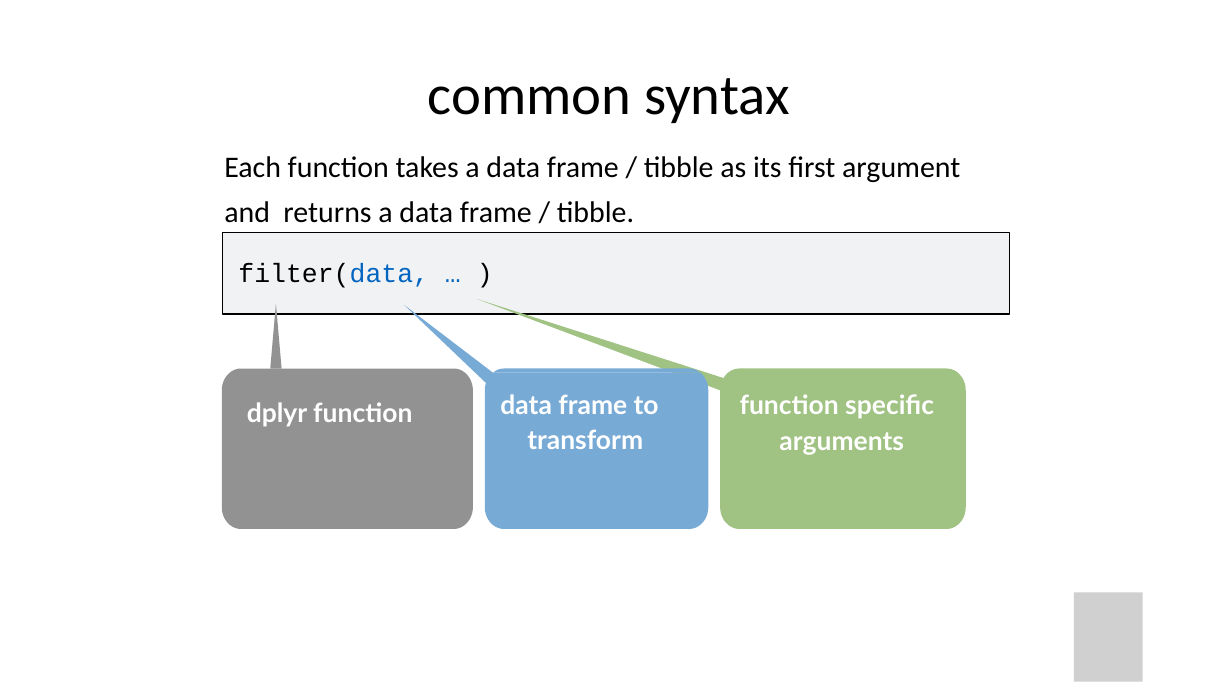
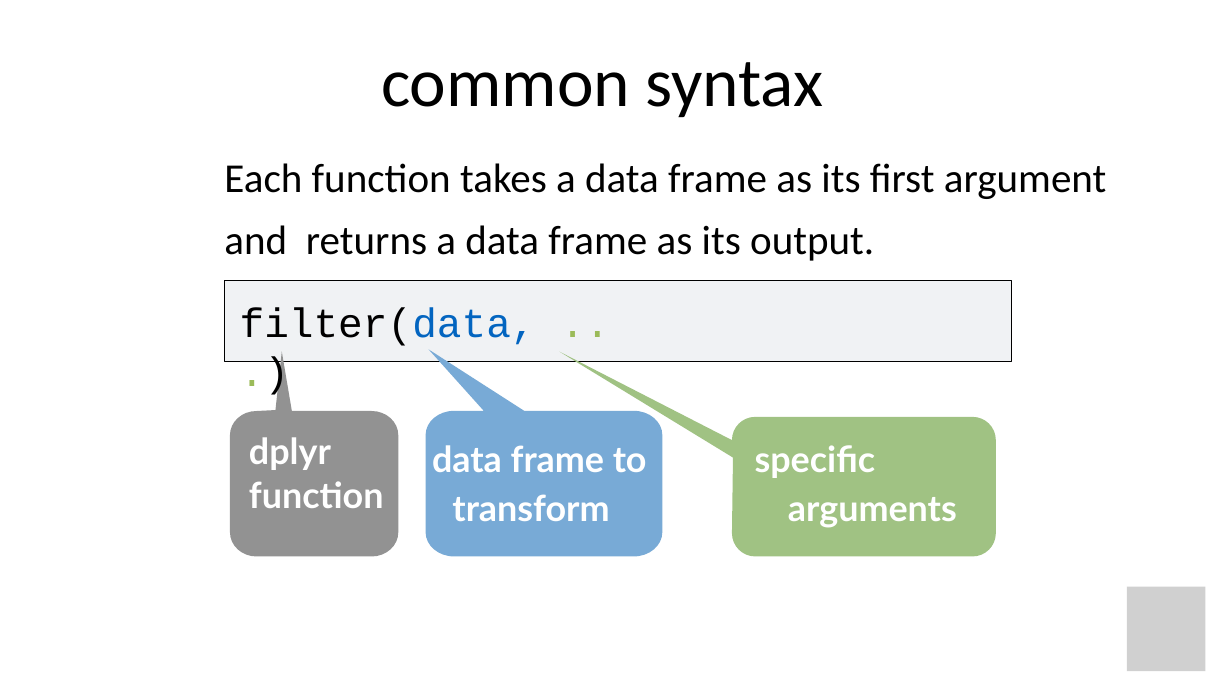
Before and after one commit to amromeo/api_r2020, a slide deck: slide 11 of 03 - Transform.pptx. Drawn at 1232x693 pixels with LibreOffice and Linux fonts; fonts in the diff are those of the drawing; grey boxes stand for pictures. Boxes give left, top, right and bottom in pixels: in the first picture for what was removed or moved away, otherwise in the second. Text is boxed around its words. In the diff, an @@ line names an element or a change of style, - is before the commit and + after.

```diff
--- a/03 - Transform.pptx
+++ b/03 - Transform.pptx
@@ title "common syntax" moved from (x1=428, y1=78, x2=790, y2=123) to (x1=381, y1=62, x2=824, y2=118) @@
@@ title "common syntax" at (x1=381, y1=62, x2=824, y2=118): size 44.2 to 54 pt @@
@@ text at (x1=224, y1=163, x2=1107, y2=261): text changed; size 23.3 to 32 pt @@
-Each function takes a data frame / tibble as its first argument and returns a data frame / tibble.
-filter(data, … )
+Each function takes a data frame as its first argument and returns a data frame as its output.
@@ freeform shape moved from (x1=222, y1=232, x2=1009, y2=313) to (x1=225, y1=280, x2=1012, y2=361) @@
@@ freeform shape moved from (x1=222, y1=232, x2=1009, y2=313) to (x1=225, y1=280, x2=1012, y2=361) @@
@@ text added at (x1=240, y1=307, x2=536, y2=346), 32 pt, text #000000 @@
+filter(data, ...)
@@ freeform shape resized from (x1=222, y1=303, x2=473, y2=529) to (x1=230, y1=351, x2=398, y2=556) @@
@@ freeform shape resized from (x1=404, y1=305, x2=708, y2=530) to (x1=426, y1=349, x2=663, y2=556) @@
@@ freeform shape resized from (x1=477, y1=299, x2=966, y2=530) to (x1=560, y1=352, x2=996, y2=557) @@
@@ text "dplyr function" moved from (x1=247, y1=402, x2=412, y2=427) to (x1=249, y1=437, x2=384, y2=508) @@
@@ text "dplyr function" at (x1=249, y1=437, x2=384, y2=508): size 20.6 to 28 pt @@
@@ text "data frame to transform" at (x1=432, y1=445, x2=647, y2=521): size 20.6 to 28 pt @@
@@ text "data frame to transform" moved from (x1=500, y1=394, x2=659, y2=449) to (x1=432, y1=445, x2=647, y2=521) @@
@@ text at (x1=755, y1=445, x2=957, y2=528): text changed; size 20.6 to 28 pt @@
-function specific arguments
+specific arguments
@@ picture resized from (x1=1074, y1=592, x2=1142, y2=682) to (x1=1128, y1=587, x2=1206, y2=671) @@
```
Also in this commit, not shown: 24 other slides changed, 1 slide added, 1 other file.
